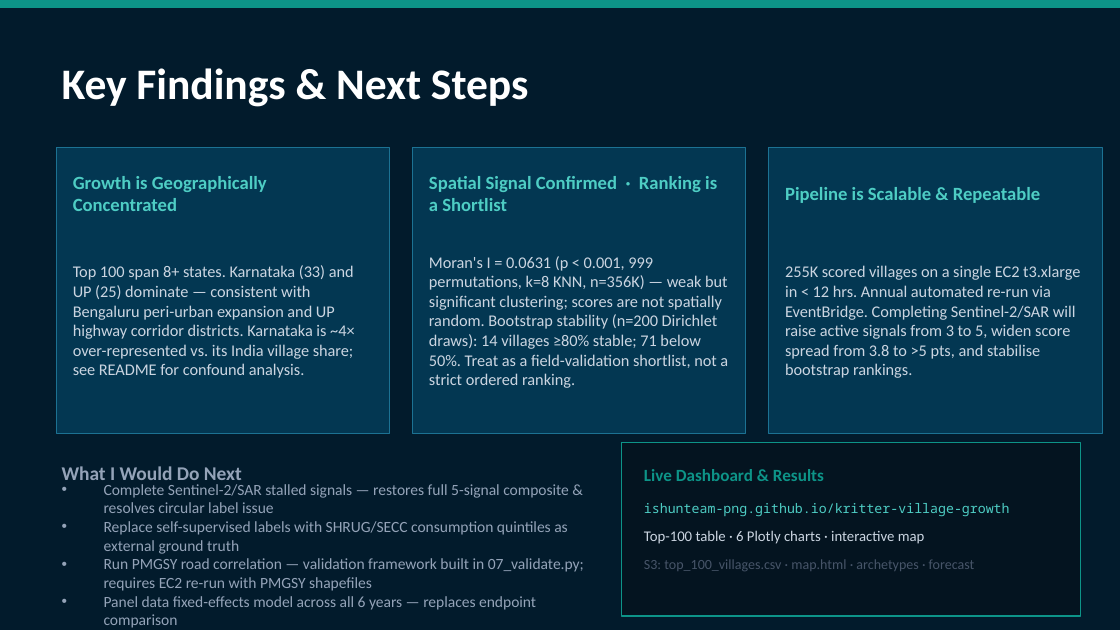
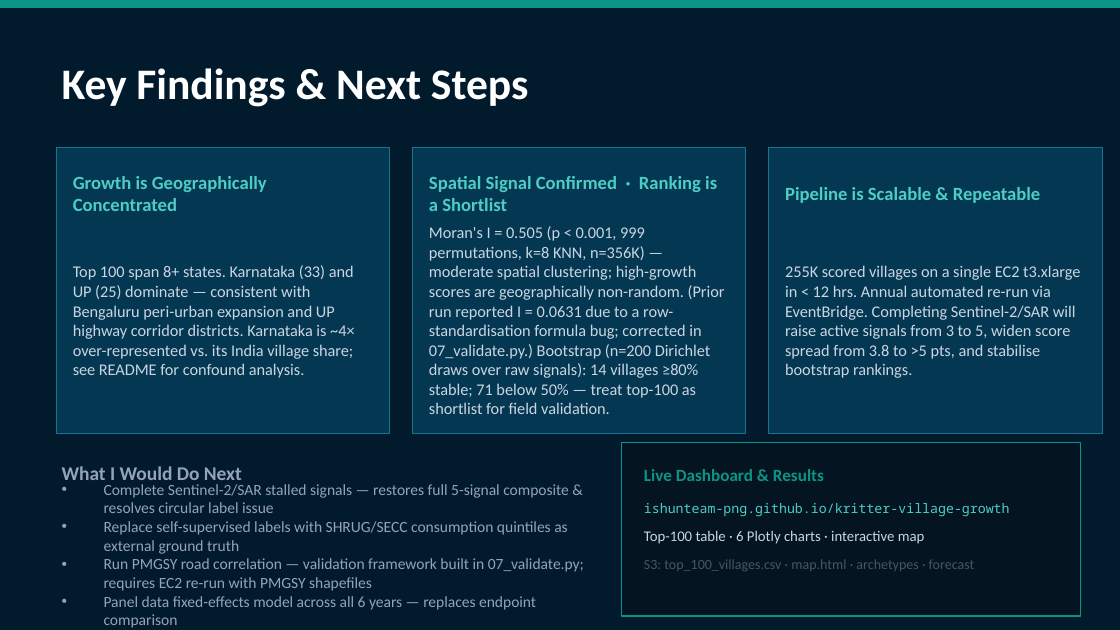
Before and after one commit to ishunteam-png/kritter-village-growth, a slide deck: slide 8 of kritter_village_growth.pptx. Drawn at 1120x630 pixels with LibreOffice and Linux fonts; fonts in the diff are those of the drawing. Boxes give left, top, right and bottom in pixels: in the first picture for what was removed or moved away, otherwise in the second. Text is boxed around its words. In the diff, an @@ line names an element or a change of style, - is before the commit and + after.

```diff
--- a/kritter_village_growth.pptx
+++ b/kritter_village_growth.pptx
@@ text at [429,226,725,414]: text changed @@
-Moran's I = 0.0631 (p < 0.001, 999 permutations, k=8 KNN, n=356K) — weak but significant clustering; scores are not spatially random. Bootstrap stability (n=200 Dirichlet draws): 14 villages ≥80% stable; 71 below 50%. Treat as a field-validation shortlist, not a strict ordered ranking.
+Moran's I = 0.505 (p < 0.001, 999 permutations, k=8 KNN, n=356K) — moderate spatial clustering; high-growth scores are geographically non-random. (Prior run reported I = 0.0631 due to a row-standardisation formula bug; corrected in 07_validate.py.) Bootstrap (n=200 Dirichlet draws over raw signals): 14 villages ≥80% stable; 71 below 50% — treat top-100 as shortlist for field validation.
```
Also in this commit, not shown: 6 other files.
